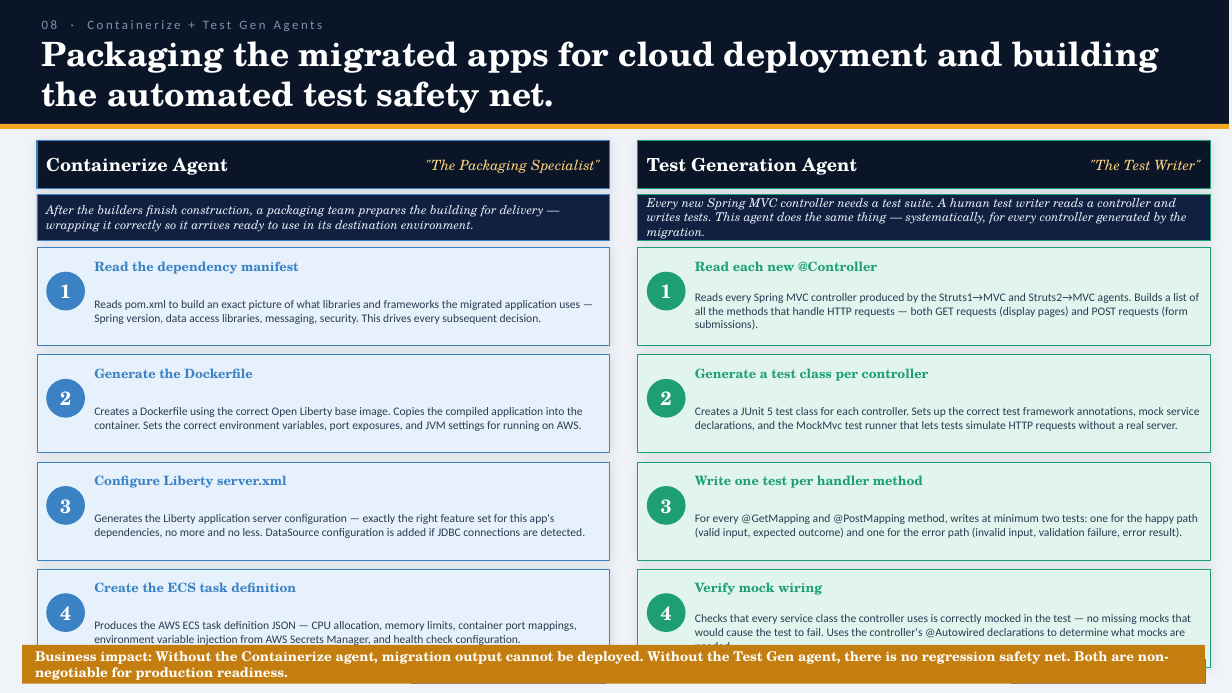
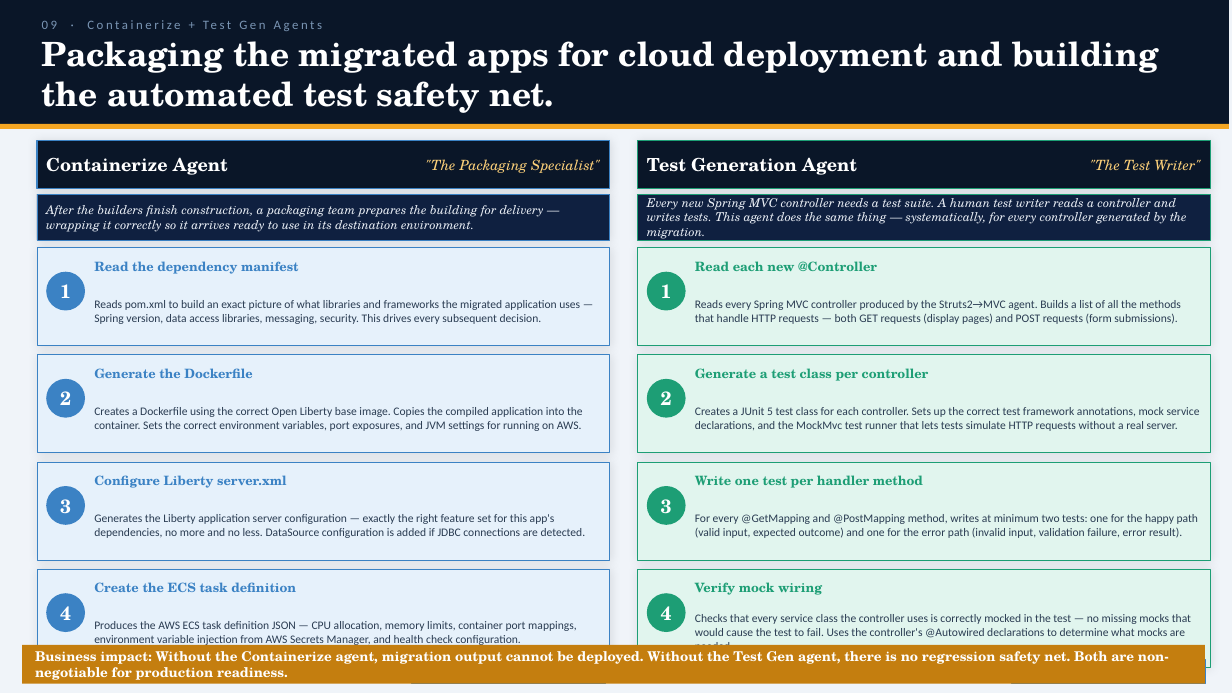
Before and after one commit to anche-raja/misc, a slide deck: slide 11 of FORGE-AgentDeepDive.pptx (slide 8 before the commit). Drawn at 1232x693 pixels with LibreOffice and Linux fonts; fonts in the diff are those of the drawing. Boxes give left, top, right and bottom in pixels: in the first picture for what was removed or moved away, otherwise in the second. Text is boxed around its words. In the diff, an @@ line names an element or a change of style, - is before the commit and + after.

```diff
--- a/FORGE-AgentDeepDive.pptx
+++ b/FORGE-AgentDeepDive.pptx
@@ text at bbox=[42, 21, 794, 661]: text changed @@
-08 · Containerize + Test Gen Agents
+09 · Containerize + Test Gen Agents
@@ text at bbox=[695, 300, 1181, 324]: text changed @@
-Reads every Spring MVC controller produced by the Struts1→MVC and Struts2→MVC agents. Builds a list of all the methods that handle HTTP requests — both GET requests (display pages) and POST requests (form submissions).
+Reads every Spring MVC controller produced by the Struts2→MVC agent. Builds a list of all the methods that handle HTTP requests — both GET requests (display pages) and POST requests (form submissions).
```
Also in this commit, not shown: 8 other slides changed, 4 slides added, 1 slide removed.
